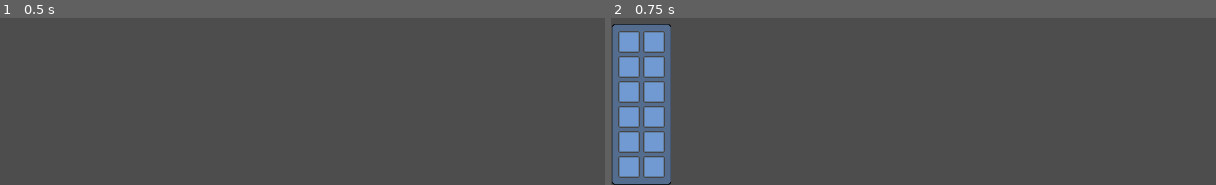
Above: before the commit, frames 1-2 (left to right).
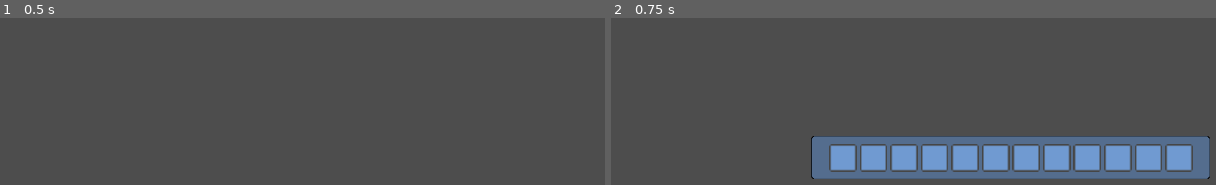
Above: after the commit, the same moments.

Repository: josecjorda/Camp-NightFall
Game: Godot game, scene res://scenes/player/player.tscn
Same seed, same stepped clock (60 frames per second), same inputs: the game is played once before the commit and once after it. The project has no main scene, so this scene is started directly.
Inputs:
- Up to frame 1 (0.5 s): no input
- Up to frame 2 (0.75 s): tap Enter at 0.5 s; hold Right (ui_right) from 0.53 s (still down); tap I (i) at 0.6 s

Frame 1 is identical in both runs. In frame 2, 24% of the frame differs, in the area x 0-100%, y 3-100%.

Commit message:
Rescaled/Repositioned inventory UI

Diff:
--- a/scenes/inventory/inv_ui.tscn
+++ b/scenes/inventory/inv_ui.tscn
@@ -5,17 +5,17 @@
 [ext_resource type="PackedScene" uid="uid://cc2nwh28y1xf2" path="res://scenes/inventory/inv_ui_slot.tscn" id="3_02oy6"]
 
 [node name="Inv_UI" type="Control"]
-custom_minimum_size = Vector2(86, 60)
+custom_minimum_size = Vector2(464, 60)
 layout_mode = 3
 anchors_preset = 0
-offset_right = 86.0
-offset_bottom = 232.0
+offset_right = 575.0
+offset_bottom = 63.0
 script = ExtResource("1_d2mf3")
 
 [node name="NinePatchRect" type="NinePatchRect" parent="."]
 layout_mode = 0
-offset_right = 86.0
-offset_bottom = 232.0
+offset_right = 575.0
+offset_bottom = 63.0
 texture = ExtResource("2_m75b7")
 patch_margin_left = 6
 patch_margin_top = 6
@@ -23,19 +23,20 @@
 patch_margin_bottom = 6
 
 [node name="GridContainer" type="GridContainer" parent="NinePatchRect"]
+custom_minimum_size = Vector2(524, 40)
 layout_mode = 1
 anchors_preset = 8
 anchor_left = 0.5
 anchor_top = 0.5
 anchor_right = 0.5
 anchor_bottom = 0.5
-offset_left = -34.0
-offset_top = -106.0
-offset_right = 34.0
-offset_bottom = 106.0
+offset_left = -262.0
+offset_top = -20.0
+offset_right = 262.0
+offset_bottom = 20.0
 grow_horizontal = 2
 grow_vertical = 2
-columns = 2
+columns = 12
 
 [node name="inv_UI_slot1" parent="NinePatchRect/GridContainer" instance=ExtResource("3_02oy6")]
 layout_mode = 2
--- a/scenes/inventory/inv_ui_slot.tscn
+++ b/scenes/inventory/inv_ui_slot.tscn
@@ -4,11 +4,11 @@
 
 [node name="inv_UI_slot" type="Panel"]
 self_modulate = Color(1, 1, 1, 0)
-custom_minimum_size = Vector2(32, 32)
-offset_right = 32.0
-offset_bottom = 32.0
+custom_minimum_size = Vector2(40, 40)
+offset_right = 40.0
+offset_bottom = 40.0
 
 [node name="Sprite2D" type="Sprite2D" parent="."]
-scale = Vector2(2, 2)
+scale = Vector2(2.5, 2.5)
 texture = ExtResource("1_styjd")
 centered = false
--- a/scenes/player/player.tscn
+++ b/scenes/player/player.tscn
@@ -22,7 +22,7 @@
 [node name="Camera2D" type="Camera2D" parent="."]
 
 [node name="Inv_UI" parent="." instance=ExtResource("4_s83e3")]
-offset_left = -575.0
-offset_top = 92.0
-offset_right = -489.0
-offset_bottom = 324.0
+offset_left = -288.0
+offset_top = 253.0
+offset_right = 287.0
+offset_bottom = 316.0
